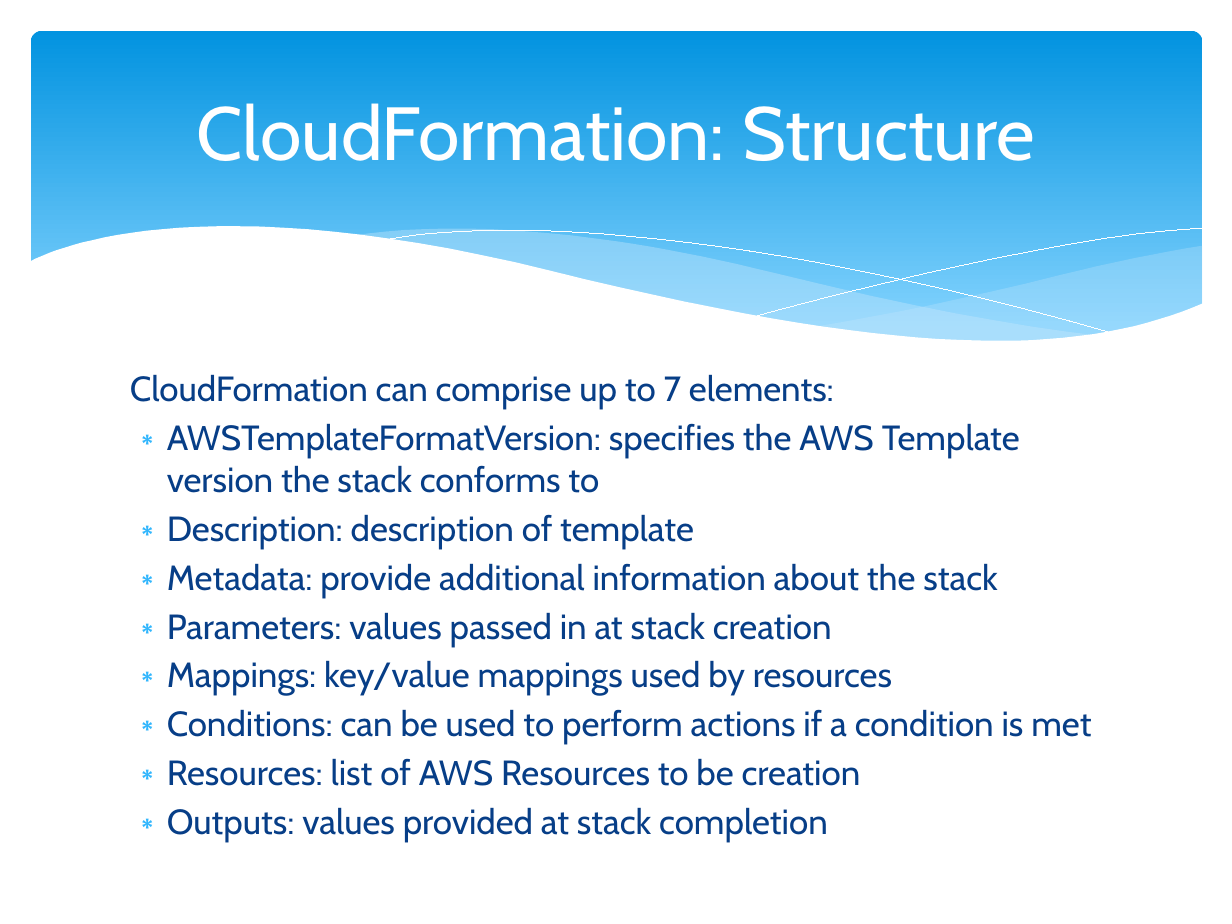
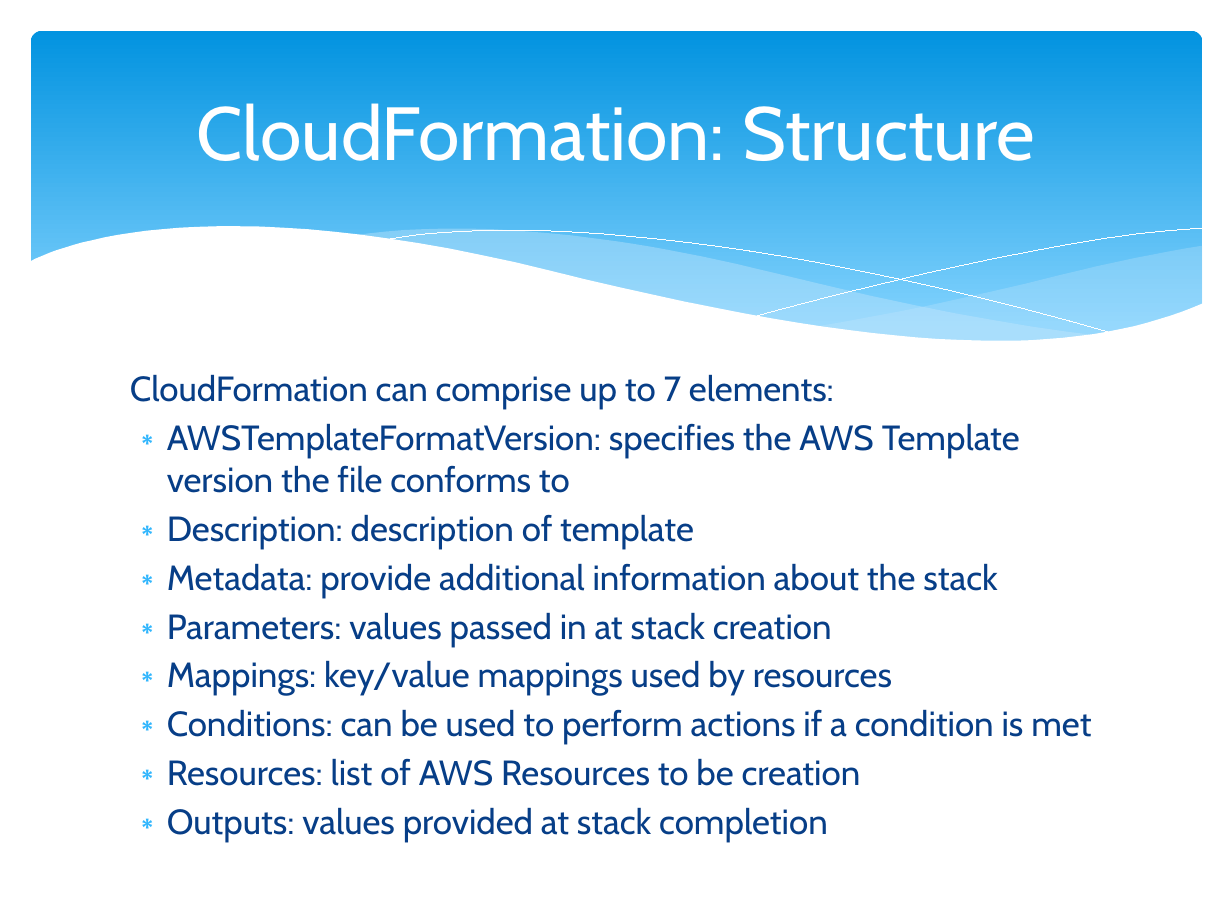
Before and after one commit to cloudavail/awstraining, a slide deck: slide 8 of aws-cloudformation/aws-cloudformation.pptx. Drawn at 1232x924 pixels with LibreOffice and Linux fonts; fonts in the diff are those of the drawing. Boxes give left, top, right and bottom in pixels: in the first picture for what was removed or moved away, otherwise in the second. Text is boxed around its words. In the diff, an @@ line names an element or a change of style, - is before the commit and + after.

```diff
--- a/aws-cloudformation/aws-cloudformation.pptx
+++ b/aws-cloudformation/aws-cloudformation.pptx
@@ text at <box>167,423,1020,493</box>: text changed @@
-∗ AWSTemplateFormatVersion: specifies the AWS Template version the stack conforms to
+∗ AWSTemplateFormatVersion: specifies the AWS Template version the file conforms to
```
Also in this commit, not shown: 2 other slides changed, 2 other files.
